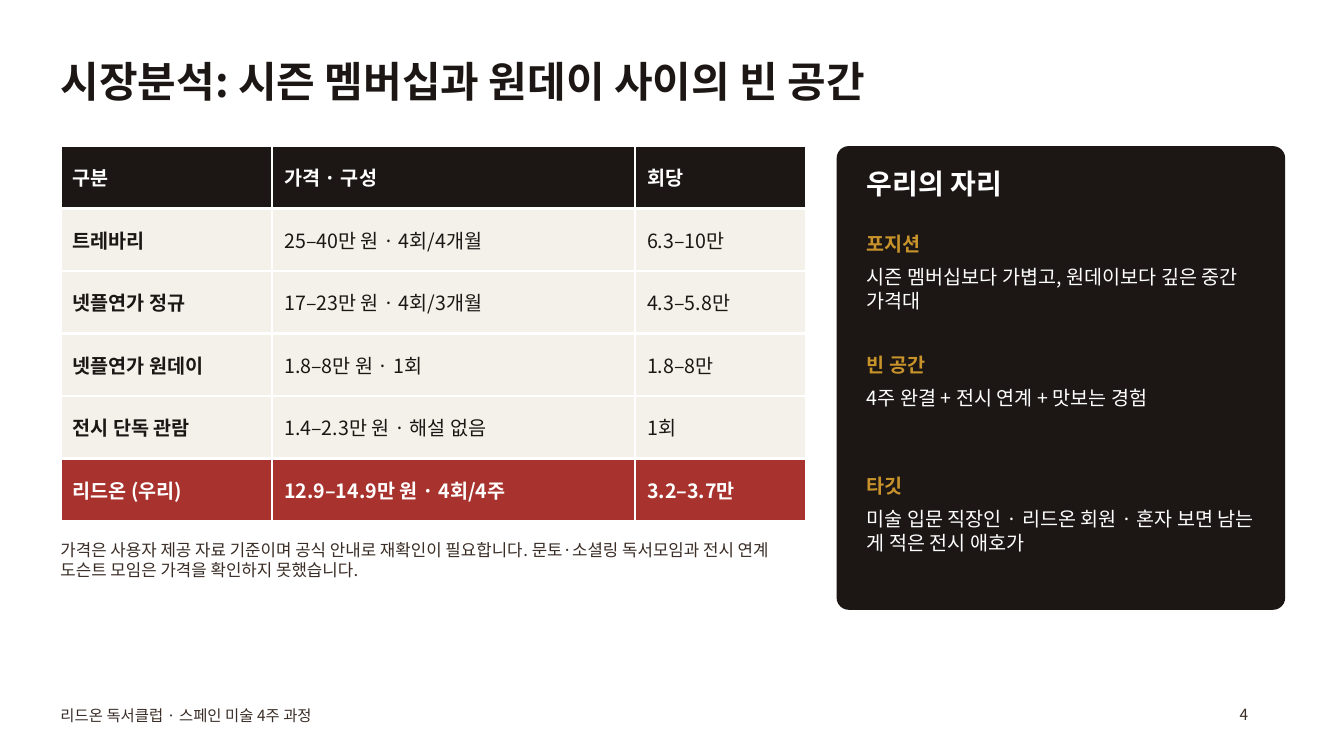
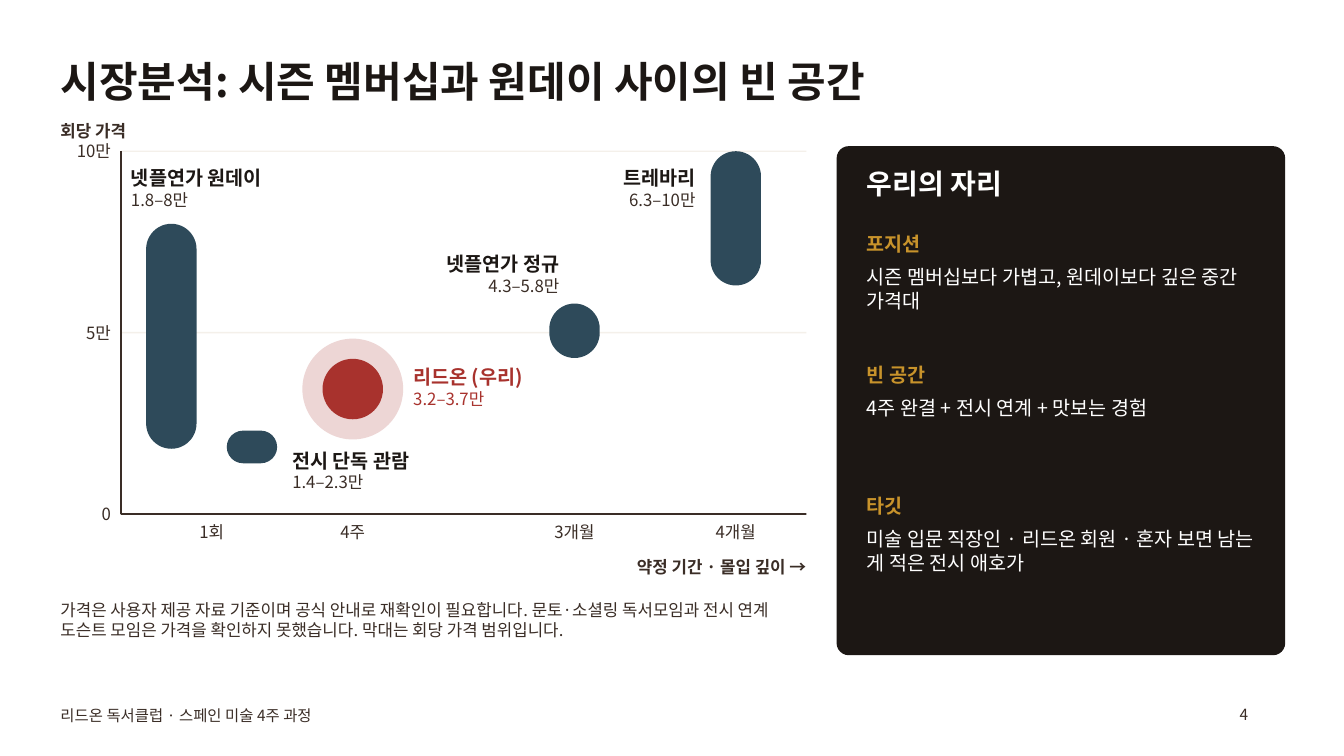
Before and after one commit to hyunjuwork-7923/-, a slide deck: slide 4 of deck/readon_spain_art_club.pptx. Drawn at 1344x756 pixels with LibreOffice and Linux fonts; fonts in the diff are those of the drawing. Boxes give left, top, right and bottom in pixels: in the first picture for what was removed or moved away, otherwise in the second. Text is boxed around its words. In the diff, an @@ line names an element or a change of style, - is before the commit and + after.

```diff
--- a/deck/readon_spain_art_club.pptx
+++ b/deck/readon_spain_art_club.pptx
@@ table removed at (x1=60, y1=146, x2=807, y2=506), 6 rows, 3 columns @@
-구분 | 가격 · 구성 | 회당
-트레바리 | 25–40만 원 · 4회/4개월 | 6.3–10만
-넷플연가 정규 | 17–23만 원 · 4회/3개월 | 4.3–5.8만
-넷플연가 원데이 | 1.8–8만 원 · 1회 | 1.8–8만
-전시 단독 관람 | 1.4–2.3만 원 · 해설 없음 | 1회
-리드온 (우리) | 12.9–14.9만 원 · 4회/4주 | 3.2–3.7만
@@ text added at (x1=60, y1=123, x2=126, y2=139), 12 pt, text #3A2D26, bold @@
+회당 가격
@@ text added at (x1=77, y1=143, x2=111, y2=158), 12 pt, text #3A2D26 @@
+10만
@@ rounded rectangle resized from (x1=837, y1=146, x2=1286, y2=610) to (x1=837, y1=146, x2=1286, y2=655) @@
@@ line added from (121, 151) to (807, 151), #F4F0EA 1 pt @@
@@ line added from (121, 151) to (121, 514), #3A2D26 1.25 pt @@
@@ text added at (x1=131, y1=168, x2=262, y2=207), 14 pt, text #1C1714, bold @@
+넷플연가 원데이
+1.8–8만
@@ text added at (x1=623, y1=168, x2=695, y2=207), 12 pt, text #3A2D26 @@
+트레바리
+6.3–10만
@@ rounded rectangle added at (x1=711, y1=151, x2=761, y2=285), fill #2E4A5A @@
@@ rounded rectangle added at (x1=146, y1=224, x2=197, y2=449), fill #2E4A5A @@
@@ text added at (x1=446, y1=254, x2=559, y2=293), 12 pt, text #3A2D26 @@
+넷플연가 정규
+4.3–5.8만
@@ text added at (x1=86, y1=325, x2=111, y2=340), 12 pt, text #3A2D26 @@
+5만
@@ rounded rectangle added at (x1=549, y1=303, x2=600, y2=358), fill #2E4A5A @@
@@ line added from (121, 333) to (807, 333), #F4F0EA 1 pt @@
@@ ellipse added at (x1=302, y1=339, x2=403, y2=440), fill #A8322D at 20% opacity @@
@@ ellipse added at (x1=323, y1=359, x2=383, y2=419), fill #A8322D @@
@@ text added at (x1=413, y1=367, x2=523, y2=406), 12 pt, text #A8322D @@
+리드온 (우리)
+3.2–3.7만
@@ text "빈 공간" moved from (x1=867, y1=355, x2=925, y2=374) to (x1=867, y1=365, x2=925, y2=384) @@
@@ text "4주 완결 + 전시 연계 ..." moved from (x1=867, y1=388, x2=1147, y2=407) to (x1=867, y1=398, x2=1147, y2=417) @@
@@ rounded rectangle added at (x1=227, y1=431, x2=277, y2=463), fill #2E4A5A @@
@@ text added at (x1=292, y1=451, x2=409, y2=489), 12 pt, text #3A2D26 @@
+전시 단독 관람
+1.4–2.3만
@@ text added at (x1=102, y1=507, x2=111, y2=520), 12 pt, text #3A2D26 @@
+0
@@ text "타깃" moved from (x1=867, y1=476, x2=903, y2=495) to (x1=867, y1=496, x2=903, y2=515) @@
@@ line added from (121, 514) to (807, 514), #3A2D26 1.25 pt @@
@@ text added at (x1=199, y1=524, x2=224, y2=540), 12 pt, text #3A2D26 @@
+1회
@@ text added at (x1=340, y1=525, x2=365, y2=540), 12 pt, text #3A2D26 @@
+4주
@@ text added at (x1=554, y1=524, x2=594, y2=540), 12 pt, text #3A2D26 @@
+3개월
@@ text added at (x1=716, y1=524, x2=756, y2=540), 12 pt, text #3A2D26 @@
+4개월
@@ text "미술 입문 직장인 · 리드온 ..." moved from (x1=867, y1=509, x2=1254, y2=552) to (x1=867, y1=529, x2=1254, y2=572) @@
@@ text added at (x1=637, y1=559, x2=786, y2=575), 12 pt, text #3A2D26, bold @@
+약정 기간 · 몰입 깊이 →
@@ text at (x1=60, y1=602, x2=769, y2=638): text changed @@
-가격은 사용자 제공 자료 기준이며 공식 안내로 재확인이 필요합니다. 문토·소셜링 독서모임과 전시 연계 도슨트 모임은 가격을 확인하지 못했습니다.
+가격은 사용자 제공 자료 기준이며 공식 안내로 재확인이 필요합니다. 문토·소셜링 독서모임과 전시 연계 도슨트 모임은 가격을 확인하지 못했습니다. 막대는 회당 가격 범위입니다.
```
Also in this commit, not shown: 2 other files.
